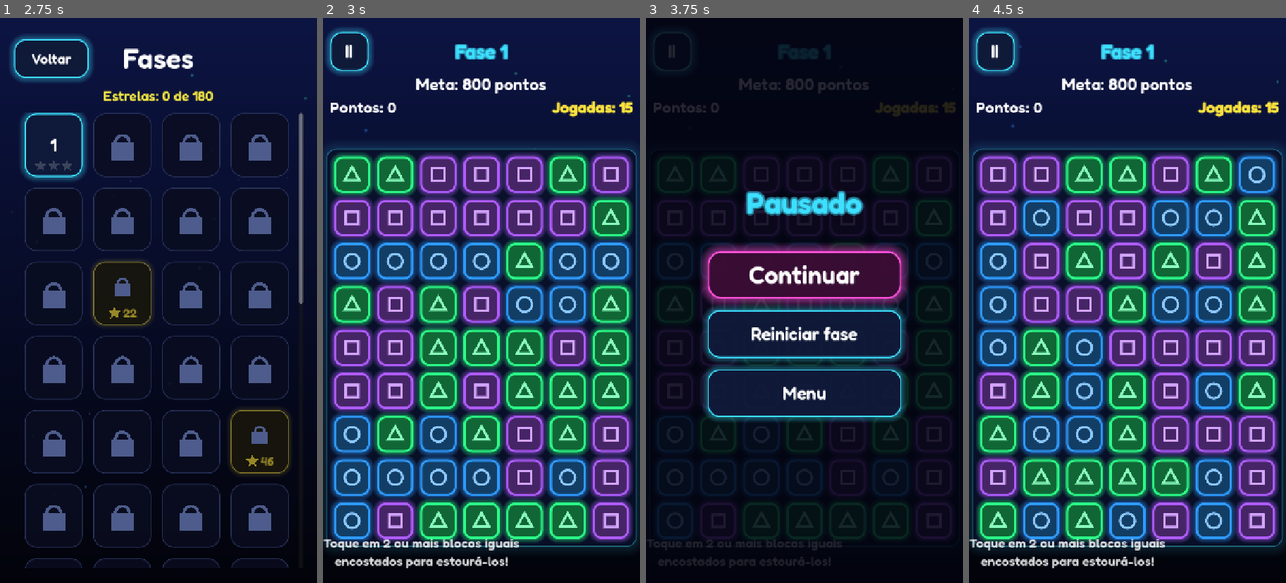
Above: before the commit, frames 1-4 (left to right).
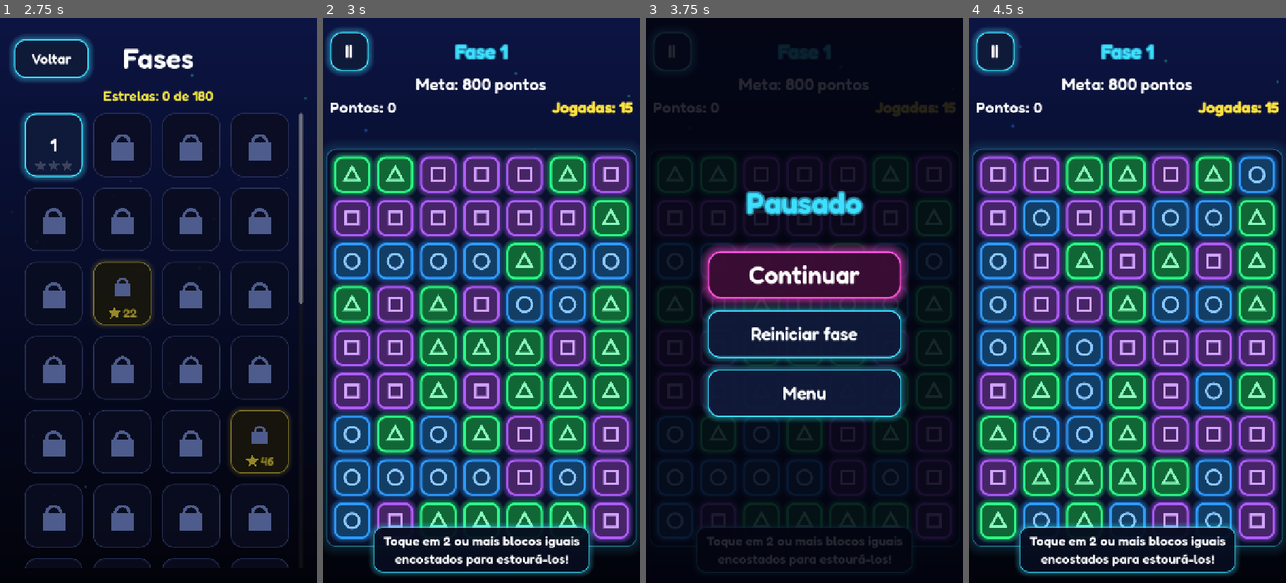
Above: after the commit, the same moments.

Repository: matheusmontagner8/colorbitz
Game: Godot game, scene res://scenes/main_menu.tscn
Two runs of this game, one before a commit and one after it. Both use one fixed random seed, a clock stepped at 60 frames per second and the inputs below. Sound files missing from this copy of the repository are replaced by a short silence.
Inputs:
- Up to frame 1 (2.75 s): click "Jogar" at 0.5 s; click "Voltar" at 1.25 s; click "Jogar" at 2 s
- Up to frame 2 (3 s): click "1" at 2.75 s
- Up to frame 3 (3.75 s): click "II" at 3.5 s
- Up to frame 4 (4.5 s): click "Reiniciar fase" at 4.25 s

Frame 1 is identical in both runs. In frame 2, 4.2% of the frame differs, in the area x 0-86%, y 89-99%; in frame 3, 1.0%; in frame 4, 4.2%.

Commit message:
Bomba no jogo: criação animada, explosão com onda de choque e dica
O bloco tocado vira bomba com som e brilho; tocar nela mostra BUM!,
onda de choque, partículas nas cores atingidas, tremor e vibração.
Balão de dica explica a bomba até o primeiro uso; dica de inatividade
aponta para a bomba quando houver.

Co-Authored-By: Claude Opus 5.5 <noreply@anthropic.com>

Diff:
--- a/scripts/game_state.gd
+++ b/scripts/game_state.gd
@@ -16,6 +16,8 @@
 var current_index := 0
 ## Ferramentas (ex.: tools/screenshot.gd) desligam para não mexer no save real.
 var save_enabled := true
+## A dica "toque na bomba" aparece até o jogador usar a primeira bomba.
+var bomb_tip_seen := false
 
 
 func _ready() -> void:
--- a/scripts/game_view.gd
+++ b/scripts/game_view.gd
@@ -20,6 +20,8 @@
 const COMBO_GOOD := 6
 const COMBO_GREAT := 9
 const COMBO_AMAZING := 13
+const TUTORIAL_TEXT := "Toque em 2 ou mais blocos iguais\nencostados para estourá-los!"
+const BOMB_TIP_TEXT := "Você ganhou uma bomba! Toque nela\npara explodir os blocos em volta."
 
 var _session  # game_session.gd
 var _blocks := {}  # Vector2i -> BlockView
@@ -39,6 +41,7 @@
 var _score_label: Label
 var _moves_label: Label
 var _tutorial_label: Label
+var _tip_tween: Tween
 var _hint_timer: Timer
 var _pause_overlay: Control
 var _result_overlay: Control
@@ -125,12 +128,25 @@
 	_fx_layer.mouse_filter = Control.MOUSE_FILTER_IGNORE
 	_stage.add_child(_fx_layer)
 
-	_tutorial_label = _make_label(self, 30, Color(1, 1, 1, 0.85))
-	_tutorial_label.text = "Toque em 2 ou mais blocos iguais\nencostados para estourá-los!"
-	_tutorial_label.set_anchors_preset(Control.PRESET_BOTTOM_WIDE)
-	_tutorial_label.offset_top = -110
-	_tutorial_label.offset_bottom = -20
+	# Balão de dica (tutorial e bomba), com fundo para ficar legível sobre o tabuleiro.
+	_tutorial_label = _make_label(self, 30, Color.WHITE)
+	_tutorial_label.set_anchors_and_offsets_preset(Control.PRESET_CENTER_BOTTOM, Control.PRESET_MODE_MINSIZE)
+	_tutorial_label.grow_horizontal = Control.GROW_DIRECTION_BOTH
+	_tutorial_label.grow_vertical = Control.GROW_DIRECTION_BEGIN
+	_tutorial_label.offset_bottom = -24
 	_tutorial_label.mouse_filter = Control.MOUSE_FILTER_IGNORE
+	var tip_style := StyleBoxFlat.new()
+	tip_style.bg_color = Color(0.02, 0.03, 0.1, 0.92)
+	tip_style.border_color = Color(NEON_CYAN, 0.8)
+	tip_style.set_border_width_all(2)
+	tip_style.set_corner_radius_all(20)
+	tip_style.shadow_color = Color(NEON_CYAN, 0.3)
+	tip_style.shadow_size = 12
+	tip_style.content_margin_left = 22
+	tip_style.content_margin_right = 22
+	tip_style.content_margin_top = 12
+	tip_style.content_margin_bottom = 12
+	_tutorial_label.add_theme_stylebox_override("normal", tip_style)
 
 	_hint_timer = Timer.new()
 	_hint_timer.wait_time = HINT_DELAY
@@ -219,12 +235,27 @@
 	_generation += 1
 	_busy = false
 	get_tree().paused = false
+	_session = LevelLoader.build_session(GameState.current_level())
+	_rebuild_blocks()
+	_pause_overlay.visible = false
+	_result_overlay.visible = false
+	_pause_button.disabled = false
+	if GameState.current_index == 0:
+		_show_tip(TUTORIAL_TEXT)
+	else:
+		_tutorial_label.visible = false
+	_layout()
+	_update_hud()
+	_hint_timer.start()
+
+
+## Recria os nós visuais a partir do estado atual do tabuleiro.
+func _rebuild_blocks() -> void:
 	# Remove blocos e efeitos, inclusive os que estavam no meio de uma animação.
 	for child in _board_root.get_children() + _fx_layer.get_children():
 		child.queue_free()
 	_blocks.clear()
 	_stage.position = Vector2.ZERO
-	_session = LevelLoader.build_session(GameState.current_level())
 	var board = _session.board
 	for y in board.height:
 		for x in board.width:
@@ -235,14 +266,7 @@
 			block.color_index = c
 			_board_root.add_child(block)
 			_blocks[Vector2i(x, y)] = block
-	_pause_overlay.visible = false
-	_result_overlay.visible = false
-	_pause_button.disabled = false
-	_tutorial_label.visible = GameState.current_index == 0
-	_tutorial_label.modulate.a = 1.0
 	_layout()
-	_update_hud()
-	_hint_timer.start()
 
 
 func _restart() -> void:
@@ -321,8 +345,8 @@
 	if result.is_empty():
 		_nudge(cell)
 		return
-	if _tutorial_label.visible:
-		create_tween().tween_property(_tutorial_label, "modulate:a", 0.0, 0.5)
+	if _tutorial_label.text == TUTORIAL_TEXT:
+		_hide_tip()
 	_animate(result)
 
 
@@ -387,28 +411,108 @@
 # --- Efeitos ------------------------------------------------------------------
 
 func _play_effects(result: Dictionary) -> void:
-	var n: int = result.removed.size()
+	var n: int = int(result.size)
+	var is_explosion: bool = int(result.color) == BlockView.BOMB
 	var col := BlockView.color_of(int(result.color))
-	Audio.play_sfx("pop", 0.9 + minf(n, 15) * 0.04)
-
+
+	# Partículas na cor de cada bloco (numa explosão as cores são variadas).
 	var center := Vector2.ZERO
+	var count := 0
 	for p in result.removed:
+		var block = _blocks.get(p)
 		var pos := _cell_center(p)
 		center += pos
-		_burst(pos, col, n >= COMBO_GREAT)
-	center /= n
+		count += 1
+		_burst(pos, BlockView.color_of(block.color_index) if block else col, is_explosion or n >= COMBO_GREAT)
+	if result.bomb != null:
+		center += _cell_center(result.bomb)
+		count += 1
+	center /= maxi(count, 1)
 	_float_text("+%d" % int(result.points), center, col, 40 + mini(n, 15) * 3)
 
+	if is_explosion:
+		Audio.play_sfx("boom")
+		for b in result.exploded:
+			_shockwave(_cell_center(b))
+		_shake(18.0)
+		GameState.vibrate(160)
+		_combo_text("BUM!" if result.exploded.size() == 1 else "BUM x%d!" % result.exploded.size(), col)
+		GameState.bomb_tip_seen = true
+		if _tutorial_label.text == BOMB_TIP_TEXT:
+			_hide_tip()
+		return
+
+	Audio.play_sfx("pop", 0.9 + minf(n, 15) * 0.04)
 	if n >= COMBO_GREAT:
 		Audio.play_sfx("boom")
 		_shake(16.0 if n >= COMBO_AMAZING else 11.0)
 		GameState.vibrate(140 if n >= COMBO_AMAZING else 90)
 		_combo_text("Fantástico!" if n >= COMBO_AMAZING else "Incrível!", col)
+	elif result.bomb != null:
+		_shake(7.0)
+		GameState.vibrate(60)
+		_combo_text("Bomba!", BlockView.BOMB_COLOR)
 	elif n >= COMBO_GOOD:
 		Audio.play_sfx("combo")
 		_shake(5.0)
 		GameState.vibrate(35)
 		_combo_text("Ótimo!", col)
+	if result.bomb != null:
+		_make_bomb(result.bomb)
+
+
+## O bloco tocado se transforma em bomba (ele não está em "removed").
+func _make_bomb(p: Vector2i) -> void:
+	var block: Control = _blocks.get(p)
+	if block == null:
+		return
+	block.color_index = BlockView.BOMB
+	block.scale = Vector2.ONE * 0.4
+	var t := create_tween()
+	t.tween_property(block, "scale", Vector2.ONE, 0.45).set_trans(Tween.TRANS_ELASTIC).set_ease(Tween.EASE_OUT)
+	Audio.play_sfx("powerup")
+	_burst(_cell_center(p), BlockView.BOMB_COLOR, false)
+	if not GameState.bomb_tip_seen:
+		_show_tip(BOMB_TIP_TEXT)
+
+
+## Onda de choque: anel neon que se expande a partir da bomba.
+func _shockwave(pos: Vector2) -> void:
+	var ring := Control.new()
+	ring.mouse_filter = Control.MOUSE_FILTER_IGNORE
+	ring.set_anchors_preset(Control.PRESET_FULL_RECT)
+	var state := {"r": 0.0, "a": 1.0}
+	ring.draw.connect(func():
+		ring.draw_arc(pos, state.r, 0.0, TAU, 48, Color(BlockView.BOMB_COLOR, state.a), 3.0 + 9.0 * state.a, true))
+	_fx_layer.add_child(ring)
+	var t := create_tween()
+	t.tween_method(func(v: float):
+		state.r = v * _cell * 2.2
+		state.a = 1.0 - v
+		ring.queue_redraw(), 0.0, 1.0, 0.4).set_ease(Tween.EASE_OUT).set_trans(Tween.TRANS_CUBIC)
+	t.tween_callback(ring.queue_free)
+
+
+func _show_tip(text: String) -> void:
+	if _tip_tween:
+		_tip_tween.kill()
+	_tutorial_label.text = text
+	_tutorial_label.visible = true
+	_tutorial_label.modulate.a = 1.0
+	# Centraliza o balão na parte de baixo da tela, do tamanho do texto.
+	var s := _tutorial_label.get_combined_minimum_size()
+	_tutorial_label.offset_left = -s.x / 2.0
+	_tutorial_label.offset_right = s.x / 2.0
+	_tutorial_label.offset_bottom = -24.0
+	_tutorial_label.offset_top = -24.0 - s.y
+
+
+func _hide_tip() -> void:
+	if not _tutorial_label.visible or _tutorial_label.modulate.a < 1.0:
+		return
+	_tip_tween = create_tween()
+	_tip_tween.tween_property(_tutorial_label, "modulate:a", 0.0, 0.5)
+	_tip_tween.tween_callback(func(): _tutorial_label.visible = false)
 
 
 ## Explosão de partículas brilhantes na cor do bloco.
@@ -483,7 +587,9 @@
 func _show_hint() -> void:
 	if _busy or _session.status != GameSession.Status.PLAYING:
 		return
-	for p in _session.board.best_group():
+	var bombs: Array = _session.board.bombs()
+	var targets: Array = [bombs[0]] if not bombs.is_empty() else _session.board.best_group()
+	for p in targets:
 		var block: Control = _blocks.get(p)
 		if block == null:
 			continue
